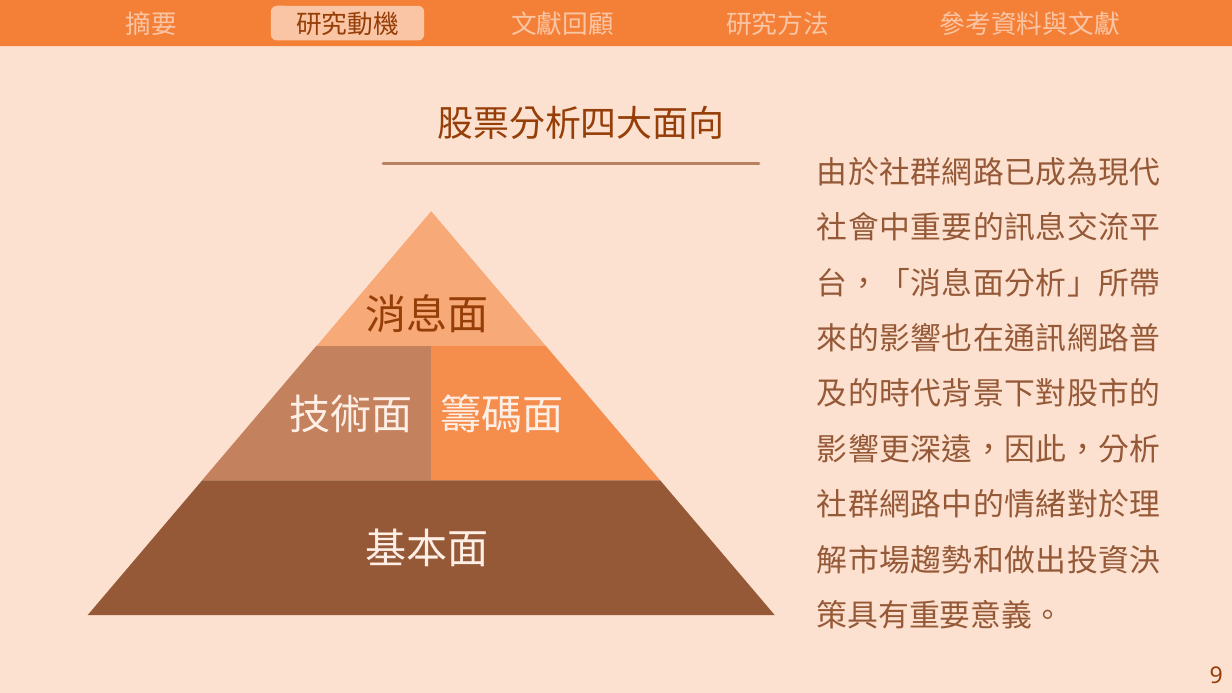
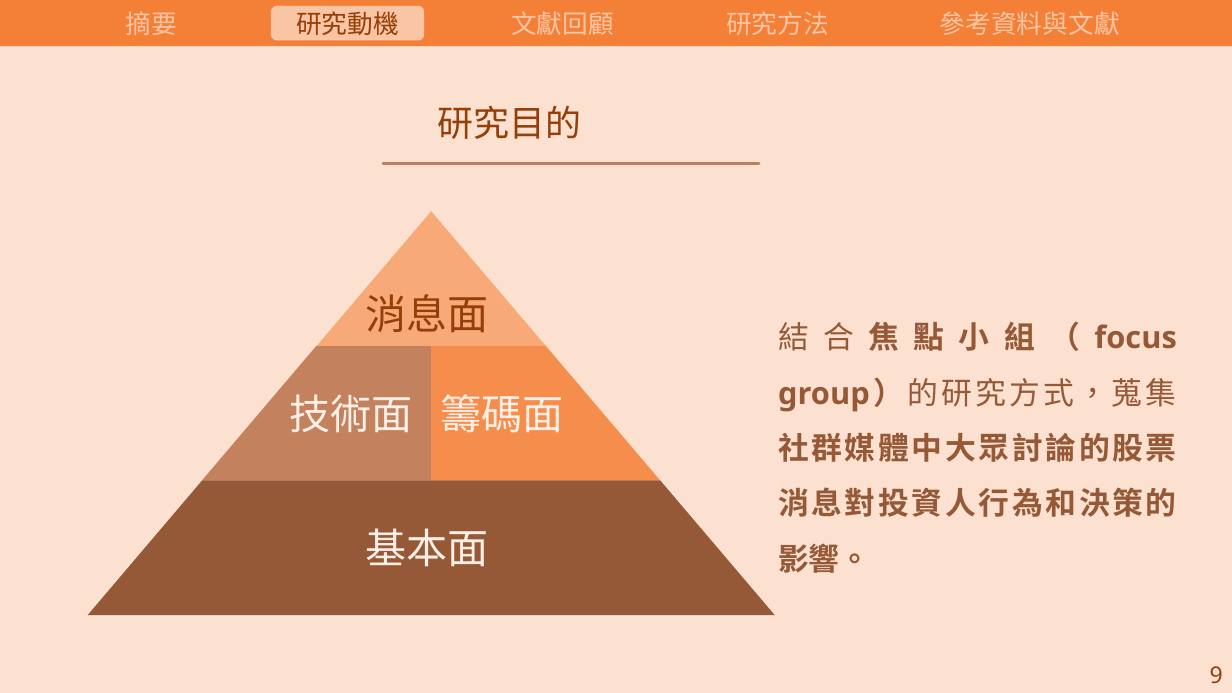
Before and after one commit to carina419/NTUST, a slide deck: slide 11 of 112-2/MI6006701 研究方法/研究方法期末報告.pptx. Drawn at 1232x693 pixels with LibreOffice and Linux fonts; fonts in the diff are those of the drawing. Boxes give left, top, right and bottom in pixels: in the first picture for what was removed or moved away, otherwise in the second. Text is boxed around its words. In the diff, an @@ line names an element or a change of style, - is before the commit and + after.

```diff
--- a/112-2/MI6006701 研究方法/研究方法期末報告.pptx
+++ b/112-2/MI6006701 研究方法/研究方法期末報告.pptx
@@ text at box(437, 106, 581, 139): text changed @@
-股票分析四大面向
+研究目的
@@ text at box(778, 322, 1177, 517): text changed; bold on @@
-由於社群網路已成為現代社會中重要的訊息交流平台，「消息面分析」所帶來的影響也在通訊網路普及的時代背景下對股市的影響更深遠，因此，分析社群網路中的情緒對於理解市場趨勢和做出投資決策具有重要意義。
+結合焦點小組（focus group）的研究方式，蒐集社群媒體中大眾討論的股票消息對投資人行為和決策的影響。
```
Also in this commit, not shown: 9 other slides changed, 6 slides added, 17 slides removed, 1 other file.
